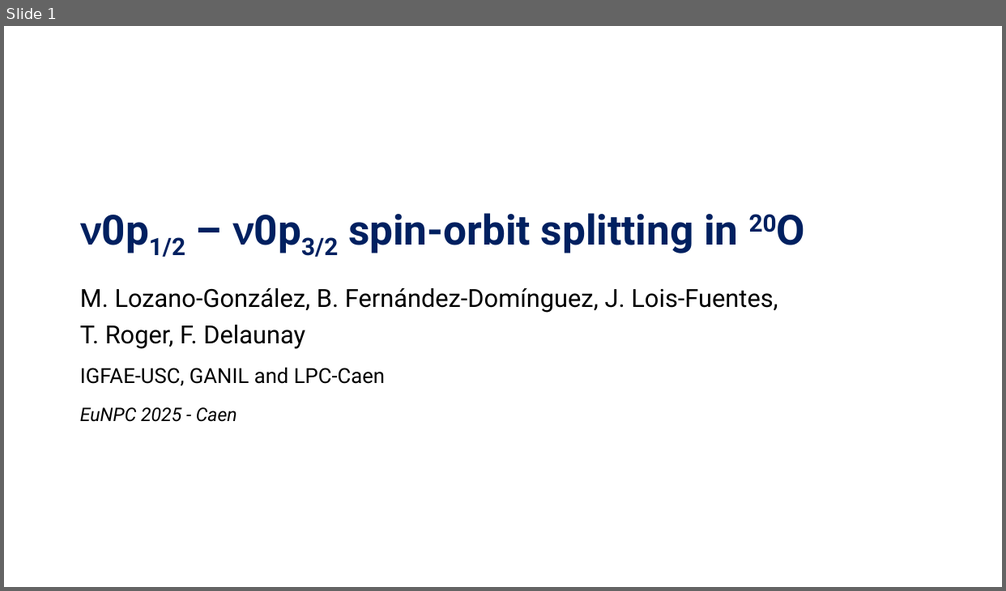
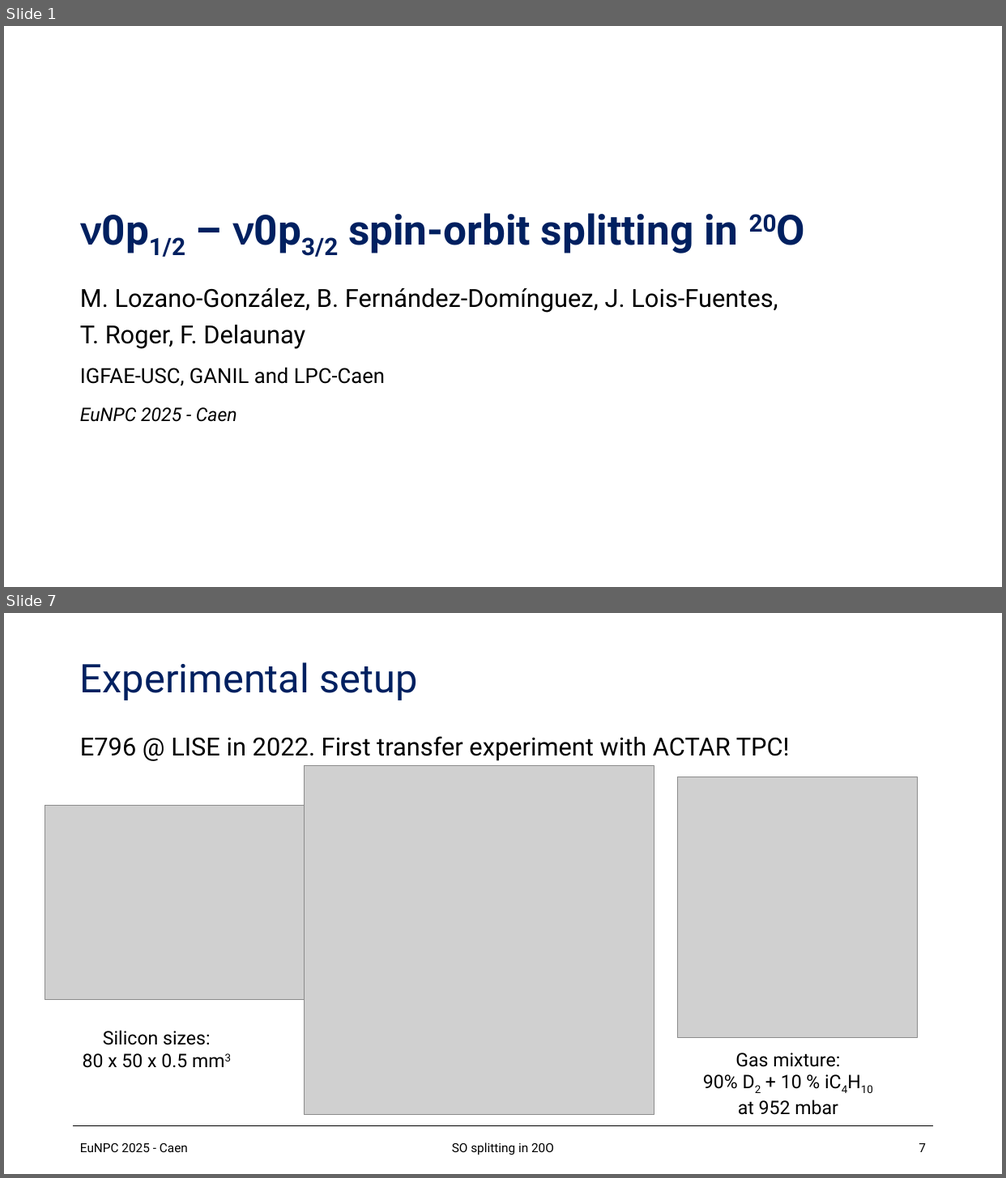
Before and after one commit to loopset/Docs, a slide deck: EuNPC/eunpc.pptx. Shown one above the other, each under a label of ours: slide 1 before the commit, slides 1 and 7 after it; the slides between them are not shown. The pictures are 1006x591 and 1006x1178 pixels, drawn with LibreOffice and Linux fonts; fonts in the diff are those of the drawing; grey boxes stand for pictures; background and template pictures are left out. Boxes give left, top, right and bottom in pixels: in the first picture for what was removed or moved away, otherwise in the second. Text is boxed around its words. In the diff, an @@ line names an element or a change of style, - is before the commit and + after.

```diff
--- a/EuNPC/eunpc.pptx
+++ b/EuNPC/eunpc.pptx
@@ slide 7 added at box(4, 613, 1002, 1174), background #FFFFFF @@
@@ title added at box(80, 662, 417, 700), 38 pt, text #002060 @@
+Experimental setup
@@ text added at box(80, 736, 790, 761), 24 pt, text #000000 @@
+E796 @ LISE in 2022. First transfer experiment with ACTAR TPC!
@@ picture added at box(305, 766, 654, 1115) @@
@@ picture added at box(678, 777, 918, 1038) @@
@@ picture added at box(44, 806, 305, 1000) @@
@@ text added at box(83, 1030, 211, 1068), 18 pt, text #000000 @@
+Silicon sizes:
+80 x 50 x 0.5 mm3
@@ text added at box(703, 1053, 840, 1115), 18 pt, text #000000 @@
+Gas mixture:
+90% D2 + 10 % iC4H10
+at 952 mbar
@@ line added from (73, 1127) to (934, 1127), #000000 1 pt @@
@@ text added at box(80, 1144, 188, 1152), 12 pt, text #000000 @@
+EuNPC 2025 - Caen
@@ text added at box(452, 1143, 554, 1156), 12 pt, text #000000 @@
+SO splitting in 20O
@@ page number added at box(918, 1144, 926, 1152), 12 pt, text #000000 @@
+7
```
Also in this commit, not shown: 1 slide changed, 11 other slides added, 24 other files.
